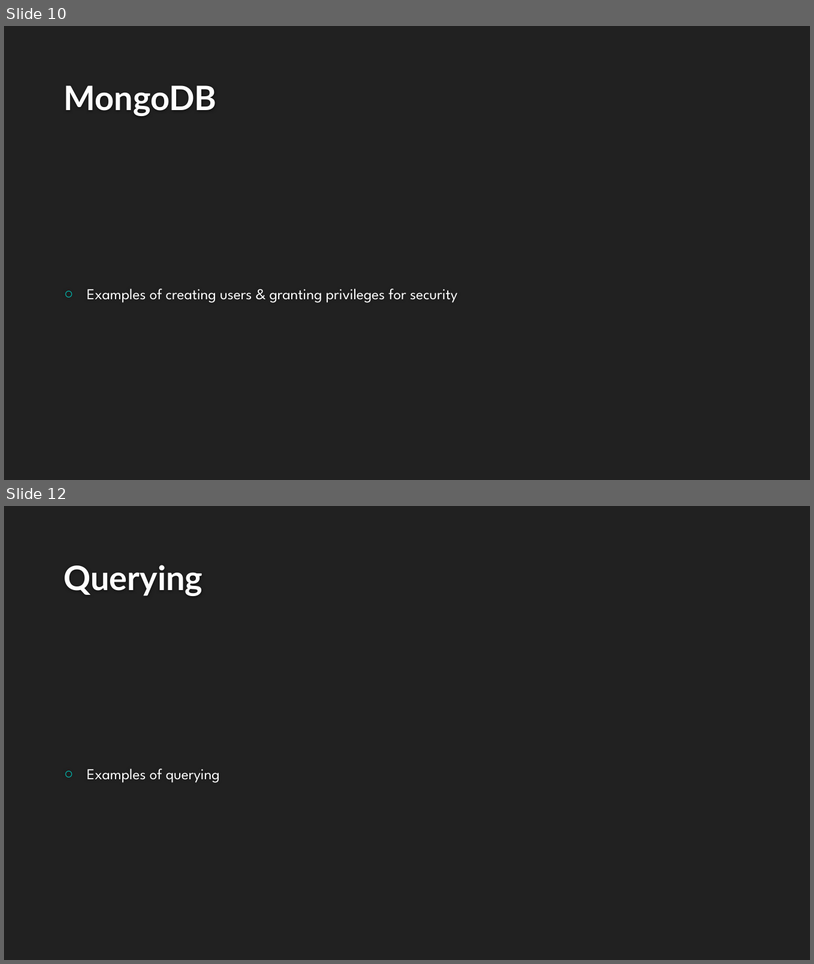
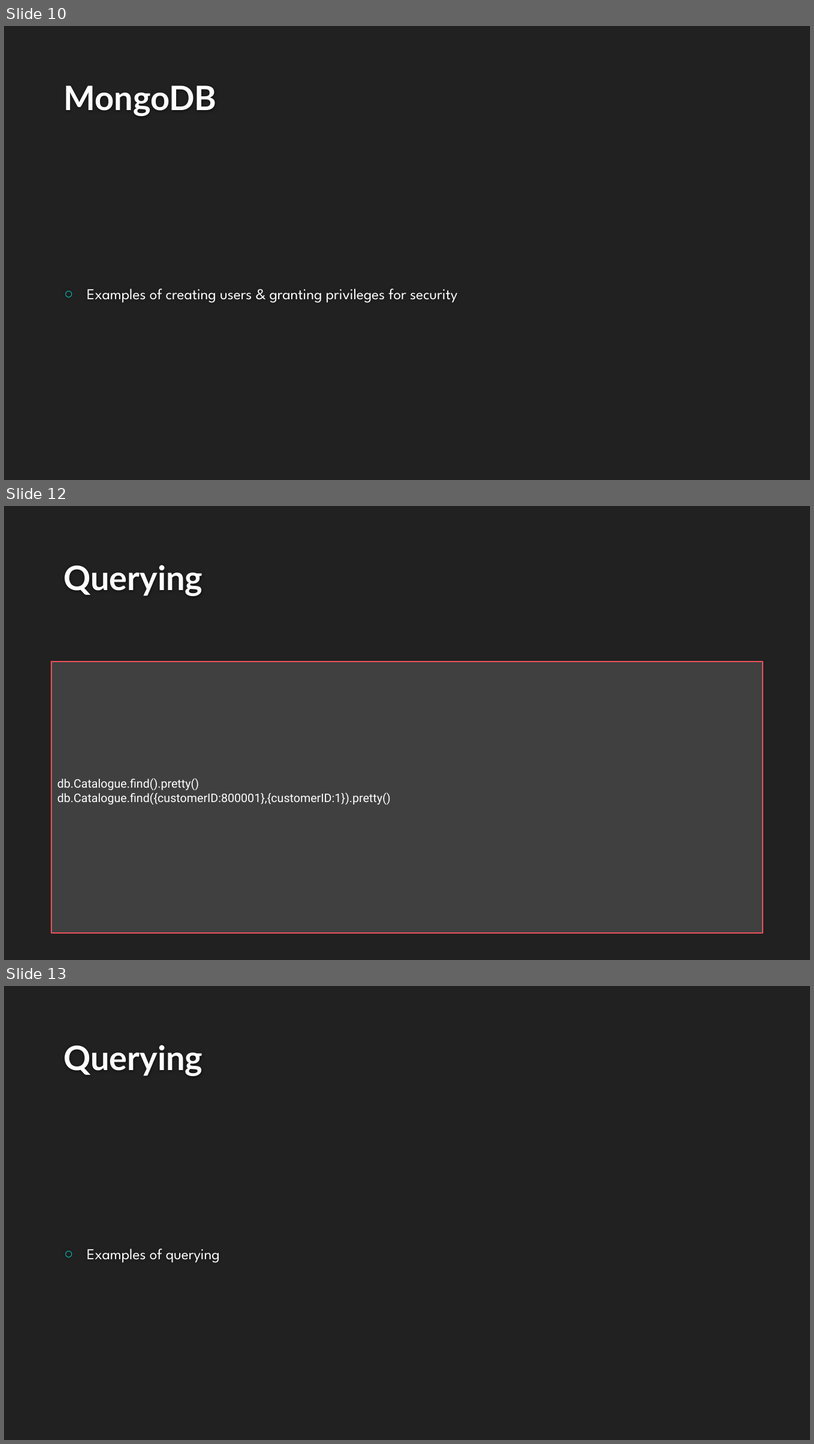
Before and after one commit to Rhiannax3/Sapphire, a slide deck: Database Presentation.pptx. Shown one above the other, each under a label of ours: slides 10 and 12 before the commit, slides 10, 12 and 13 after it; the slides between them are not shown. The pictures are 814x964 and 814x1444 pixels, drawn with LibreOffice and Linux fonts; fonts in the diff are those of the drawing; background and template pictures are left out. Boxes give left, top, right and bottom in pixels: in the first picture for what was removed or moved away, otherwise in the second. Text is boxed around its words. In the diff, an @@ line names an element or a change of style, - is before the commit and + after.

```diff
--- a/Database Presentation.pptx
+++ b/Database Presentation.pptx
@@ slide 12 added at bbox=[4, 506, 810, 960], background #212121 @@
@@ title added at bbox=[63, 565, 203, 596], 40 pt, text #FEFEFE, bold @@
+Querying
@@ rectangle added at bbox=[51, 661, 762, 933], fill #404040, outline #ED515C 1.25 pt, 14 pt, text #FFFFFF @@
+db.Catalogue.find().pretty()
+db.Catalogue.find({customerID:800001},{customerID:1}).pretty()
@@ what was slide 12 is now slide 13 @@
```
Also in this commit, not shown: 1 other slide added, 1 slide removed.
